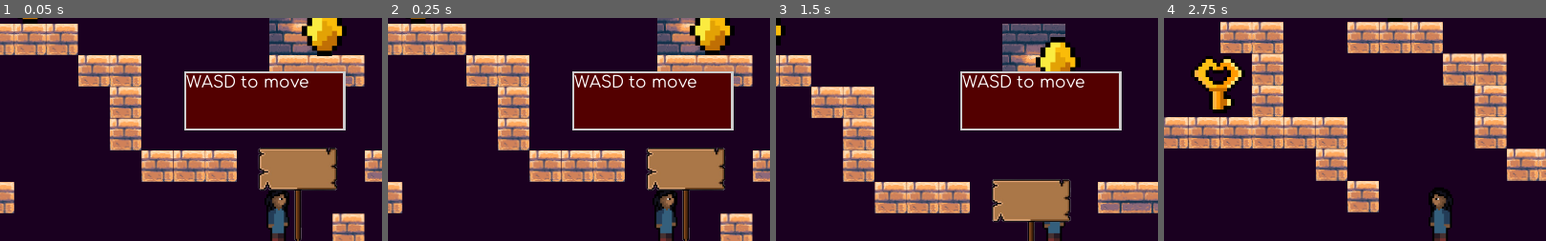
Above: before the commit, frames 1-4 (left to right).
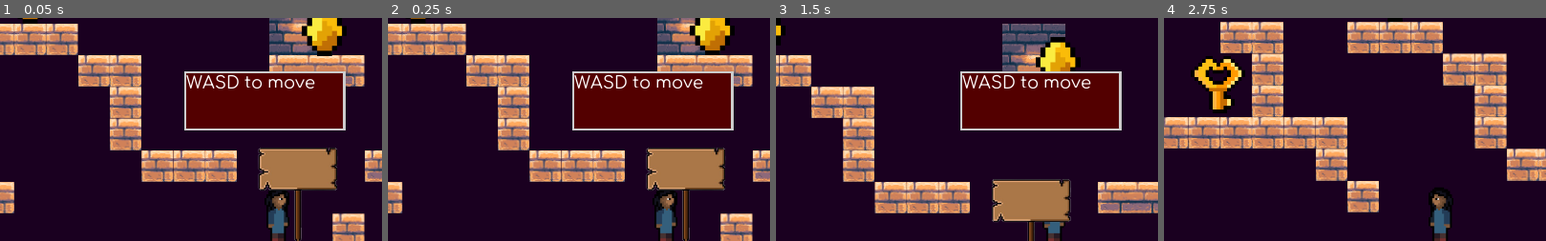
Above: after the commit, the same moments.

Repository: caffebd/sayem-platform
Game: Godot game, scene res://scenes/tileWorld.tscn
Same seed, same stepped clock (60 frames per second), same inputs: the game is played once before the commit and once after it.
Inputs:
- Up to frame 1 (0.05 s): no input
- Up to frame 2 (0.25 s): no input
- Up to frame 3 (1.5 s): hold D (right) from 0.53 s (still down); tap W (jump) at 0.77 s
- Up to frame 4 (2.75 s): tap W (jump) at 1.52 s; release D (right) at 2.03 s; hold A (left) from 2.03 s (still down)
The pictures show only the part of the screen within x 13-63%, y 13-63%; the shares and areas given below are measured in that part.

The runs differ from the first frame. In frame 1, 1.0% of the frame differs, in the area x 48-83%, y 25-32%; in frame 2, 1.0%; in frame 3, 1.0%; in frame 4, nothing differs.

Commit message:
done_sign

Diff:
--- a/scenes/UI.tscn
+++ b/scenes/UI.tscn
@@ -16,7 +16,7 @@
 font_data = ExtResource( 2 )
 
 [sub_resource type="DynamicFont" id=4]
-size = 22
+size = 24
 font_data = ExtResource( 2 )
 
 [sub_resource type="StyleBoxFlat" id=5]
